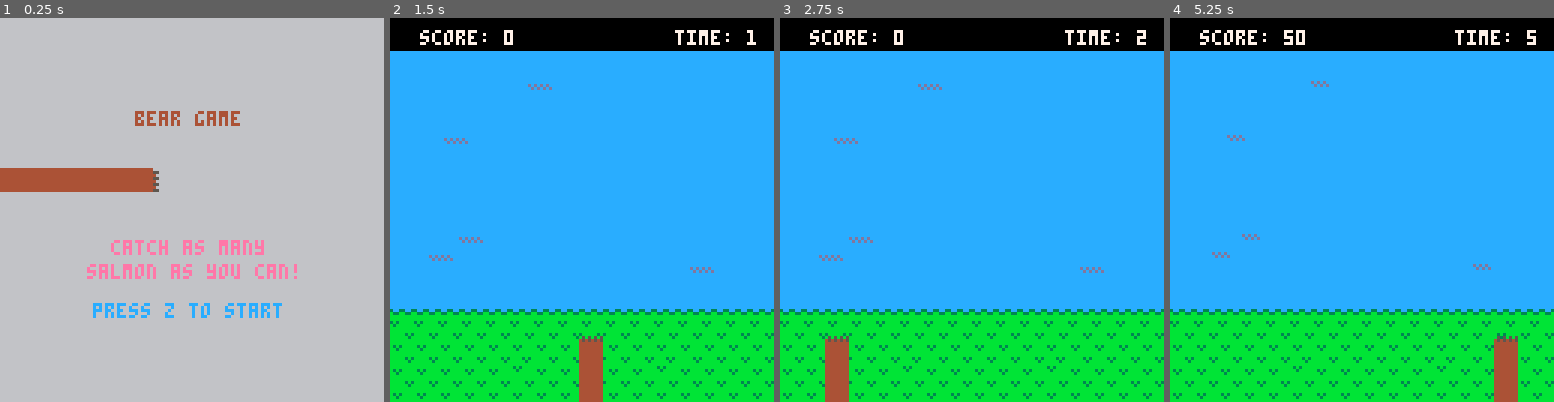
Above: before the commit, frames 1-4 (left to right).
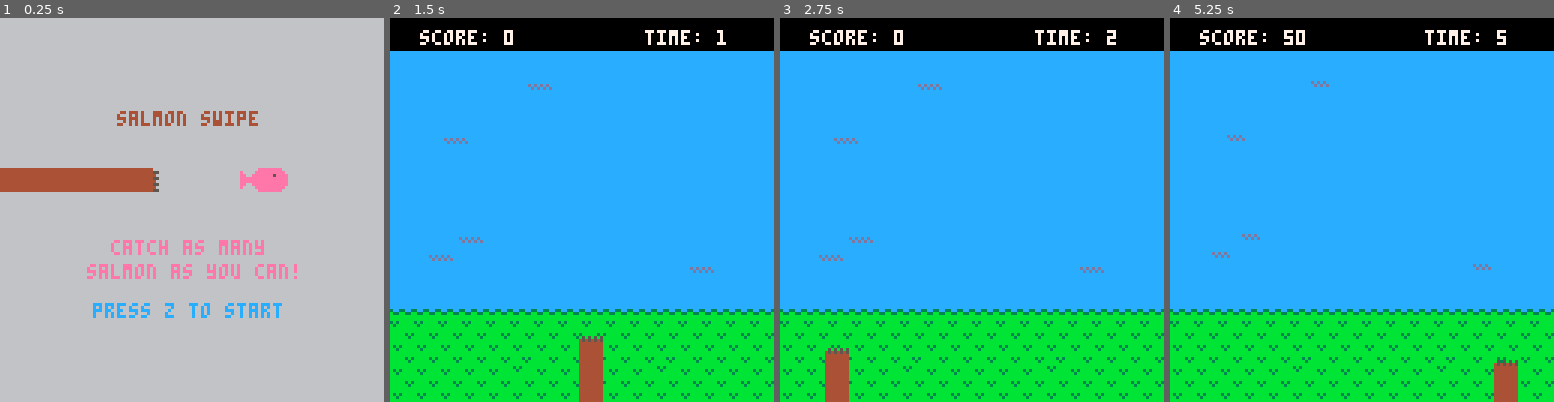
Above: after the commit, the same moments.

Repository: kirsty-gasston/bear-game
Game: PICO-8 cartridge bear-game.p8
Two runs of this game, one before a commit and one after it. Both use one fixed random seed, a clock stepped at 60 frames per second and the inputs below.
Inputs:
- Up to frame 1 (0.25 s): no input
- Up to frame 2 (1.5 s): tap O (Z key) at 0.33, 0.7, 1.43 s
- Up to frame 3 (2.75 s): hold Left 1.97-2.37 s; tap O (Z key) at 2.22 s; hold Down from 2.42 s (still down)
- Up to frame 4 (5.25 s): release Down at 2.82 s; hold Right 2.87-3.53 s; tap O (Z key) at 3.1, 3.98, 4.87 s; hold Up 3.58-4.08 s; hold Right 4.13-4.53 s; hold Down 4.58-5.08 s; hold Left from 5.13 s (still down)

The runs differ from the first frame. In frame 1, 1.2% of the frame differs, in the area x 30-75%, y 24-46%; in frame 2, 0.5%; in frame 3, 0.8%; in frame 4, 1.0%.

Commit message:
setting game over to 60 seconds and creating the game over scene

Diff:
--- a/bear-game.p8
+++ b/bear-game.p8
@@ -36,6 +36,8 @@
 		titleupdate()
 	elseif scene==1 then
 		gameupdate()
+	elseif scene==2 then
+		endsceneupdate()
 	end
 	timer=timer+0.033
 end
@@ -45,6 +47,8 @@
 		titledraw()
 	elseif scene==1 then
 		gamedraw()
+	elseif scene==2 then
+		endscenedraw()
 	end
 
 end
@@ -69,6 +73,17 @@
 function gameupdate()
 	playercontrol()
 	salmonupdate()
+	endsceneupdate()
+end
+
+function endsceneupdate ()
+	if timer >=60 then
+		scene=2
+		timer=0
+	end
+	if btnp(4) then
+		scene=1
+	end
 end
 
 function salmonupdate()
@@ -87,16 +102,18 @@
 end
 -- draw functions
 function titledraw()
-	local titletxt = "bear game"
- local instructtxt = "catch as many"
- local instructtxt2 = " salmon as you can!"
+	local titletxt = "salmon swipe"
+	local instructtxt = "catch as many"
+	local instructtxt2 = " salmon as you can!"
 	local starttxt = "press z to start"
 	rectfill(0,0,screenwidth, screenheight, 6)
 	print(titletxt, hcenter(titletxt), screenheight/4, 4)
- rectfill(0,(screenheight/2.5),45,((screenheight/2.5)+7))
- spr(17,45,(screenheight/2.5))
- print(instructtxt, hcenter(instructtxt), (screenheight/4)+(screenheight/3), 14)
- print(instructtxt2, hcenter(instructtxt2), (screenheight/4)+(screenheight/2.5), 14)
+	rectfill(0,(screenheight/2.5),45,((screenheight/2.5)+7))
+	spr(17,45,(screenheight/2.5))
+	spr(5,80, (screenheight/2.5))
+	spr(6,88, (screenheight/2.5))
+	print(instructtxt, hcenter(instructtxt), (screenheight/4)+(screenheight/3), 14)
+	print(instructtxt2, hcenter(instructtxt2), (screenheight/4)+(screenheight/2.5), 14)
 	print(starttxt, hcenter(starttxt), (screenheight/4)+(screenheight/2),12)
 end
 
@@ -104,7 +121,7 @@
 	rectfill(0,0,screenwidth, screenheight, 12)
 	rectfill(0,0,screenwidth, 10, 0)
 	print("score: " .. score, 10, 4, 7)
-	print("time: " ..flr(timer), 95, 4, 7)
+	print("time: " ..flr(timer), 85, 4, 7)
 	map(0,0,0,0,128,32)
 	salmondraw()
 	playerdraw()
@@ -118,6 +135,16 @@
 	 	spr(2, salmon.x, salmon.y)
 	end
 	end
+end
+
+function endscenedraw()
+	local titletxt = "game over"
+	local starttxt = "press z to restart"
+ local scoredtxt = "you scored: "
+	rectfill(0,0,screenwidth, screenheight, 6)
+	print(titletxt, hcenter(titletxt), screenheight/4, 4)
+	print (scoredtxt, hcenter(scoredtxt .. score), (screenheight/4)+(screenheight/3), 14)
+	print(starttxt, hcenter(starttxt), (screenheight/4)+(screenheight/2),12)
 end
 
 -- handle button inputs
@@ -130,7 +157,7 @@
 	if (player.x <= 0) then player.x = 0 end
 	if (player.x >= screenwidth - player.width) then player.x = screenwidth - player.height end
 	if (player.y <= 0) then player.y = 0 end
-	if (player.y >= screenheight - player.height) then player.y = screenheight - player.height end
+	if (player.y >= (screenheight - player.height)+10) then player.y = screenheight - player.height end
 end
 
 -- draw player sprite
@@ -142,7 +169,7 @@
 -- library functions
 --- center align from: pico-8.wikia.com/wiki/centering_text
 function hcenter(s)
-	-- string length time			s the
+	-- string length times the
 	-- pixels in a char's width
 	-- cut in half and rounded down
 	return (screenwidth / 2)-flr((#s*4)/2)
